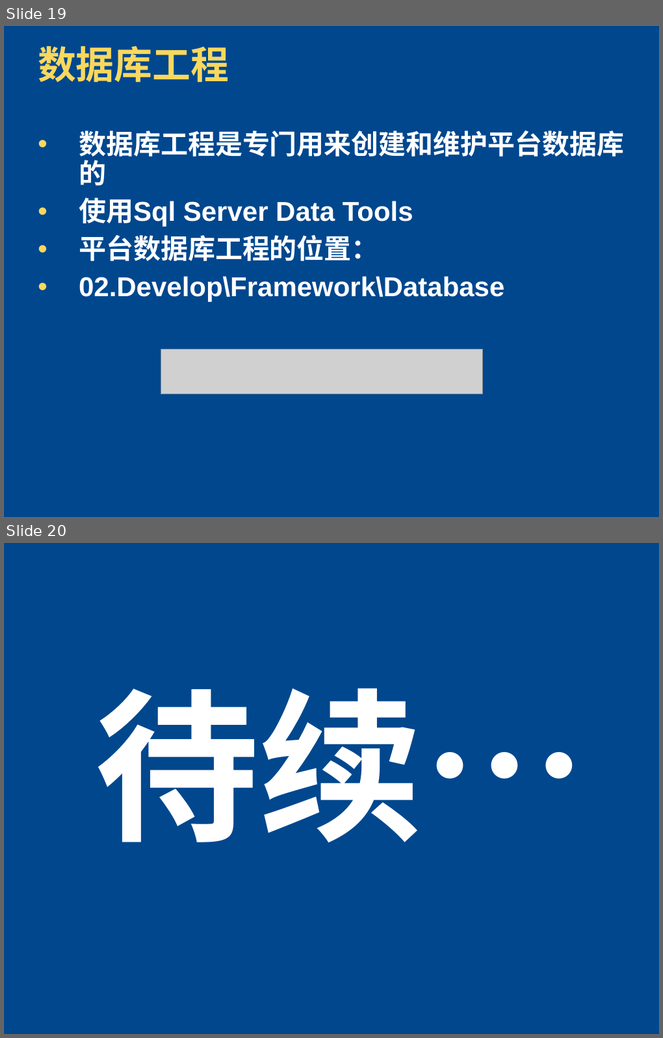
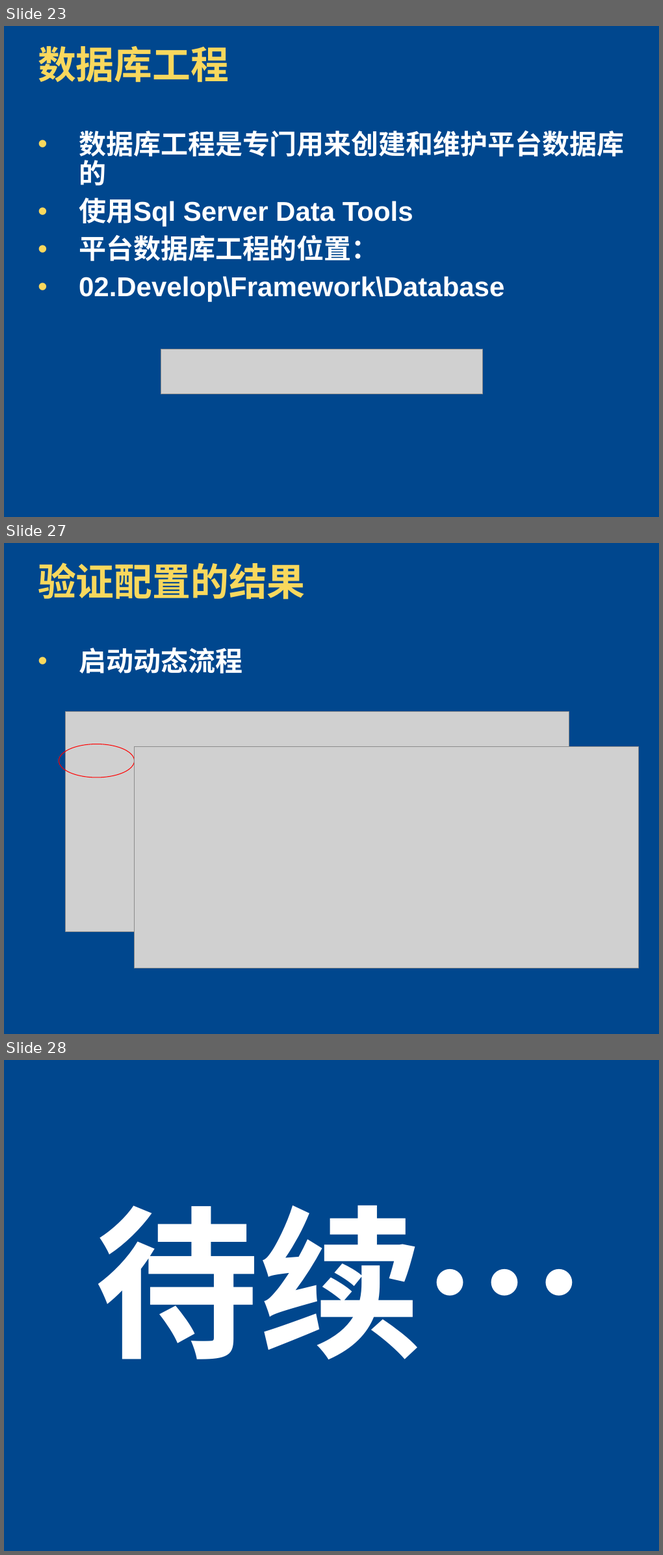
Before and after one commit to zhshen/AK47Documents, a slide deck: 平台开发培训/01-MCS.Framework Dev-Environment.pptx. Shown one above the other, each under a label of ours: slides 19 and 20 before the commit, slides 23, 27 and 28 after it; the slides between them are not shown. The pictures are 663x1038 and 663x1555 pixels, drawn with LibreOffice and Linux fonts; fonts in the diff are those of the drawing; grey boxes stand for pictures; background and template pictures are left out. Boxes give left, top, right and bottom in pixels: in the first picture for what was removed or moved away, otherwise in the second. Text is boxed around its words. In the diff, an @@ line names an element or a change of style, - is before the commit and + after.

Commit message:
调整配置文档的一些示例。按照最新的版本来配置。

```diff
--- a/平台开发培训/01-MCS.Framework Dev-Environment.pptx
+++ b/平台开发培训/01-MCS.Framework Dev-Environment.pptx
@@ slide 27 added at bbox=[4, 543, 659, 1034], background picture (left out) @@
@@ title added at bbox=[38, 563, 306, 600], 42 pt, text #F9D85D, bold @@
+验证配置的结果
@@ text added at bbox=[79, 648, 243, 674], 30 pt, text #FFFFFF, bold @@
+• 启动动态流程
@@ picture added at bbox=[66, 711, 570, 932] @@
@@ ellipse added at bbox=[59, 744, 135, 778], outline #FF0000 0.75 pt @@
@@ picture added at bbox=[135, 746, 639, 969] @@
@@ what was slide 19 is now slide 23 @@
@@ what was slide 20 is now slide 28 @@
```
Also in this commit, not shown: 9 slides changed, 7 other slides added.
